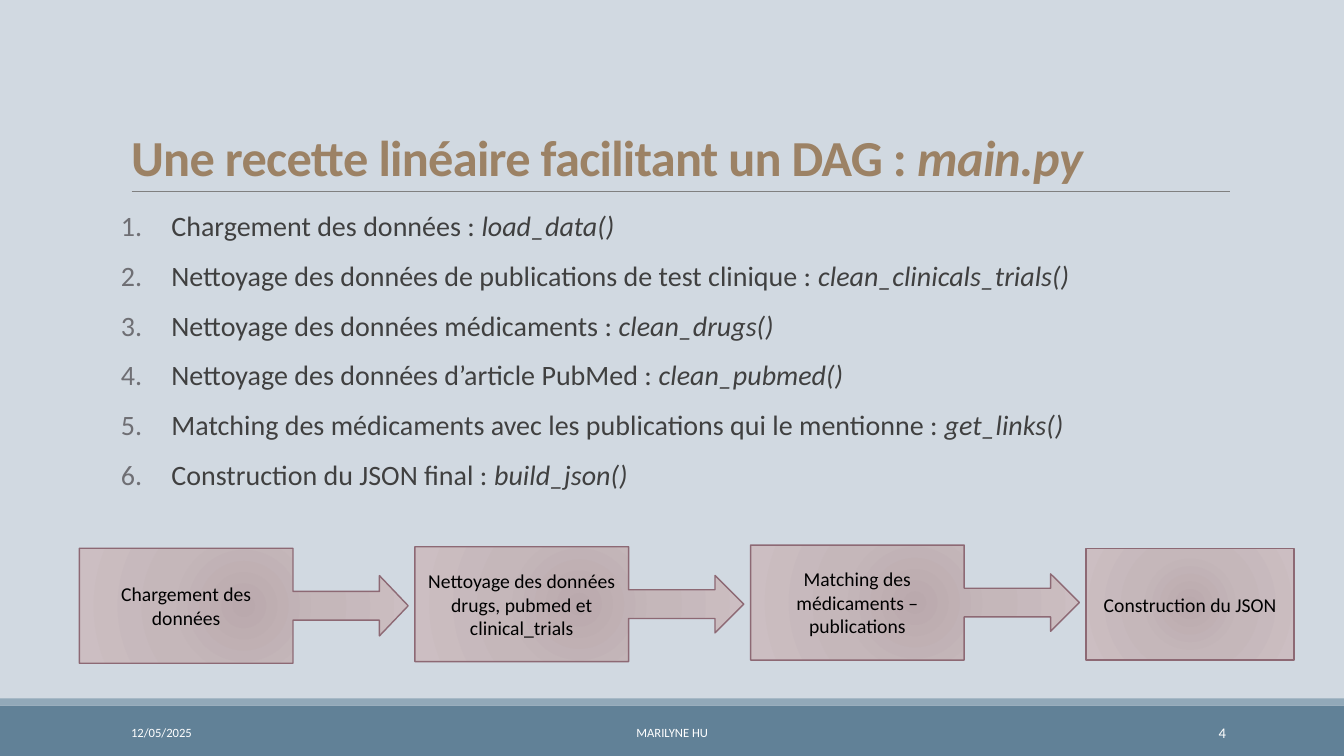
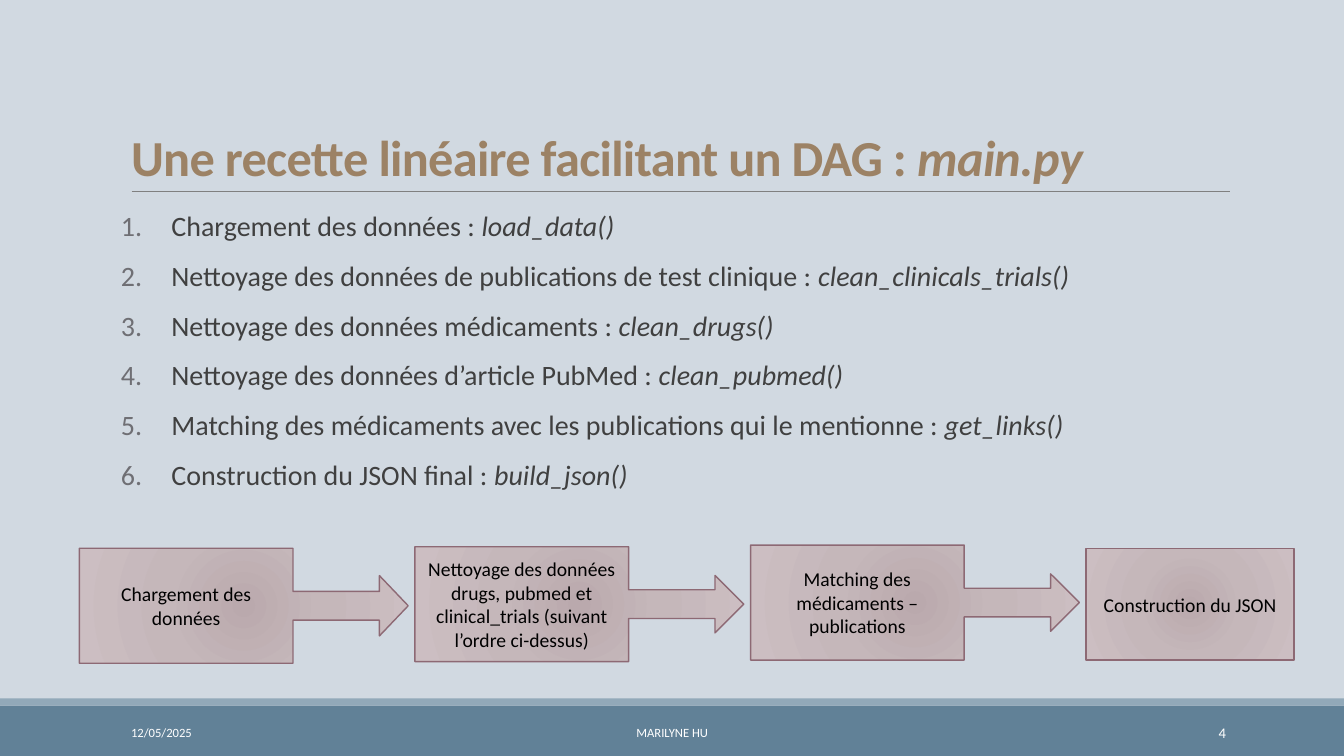
Before and after one commit to marilynehu25/techincal_test_servier, a slide deck: slide 4 of __others__/présentation.pptx. Drawn at 1344x756 pixels with LibreOffice and Linux fonts; fonts in the diff are those of the drawing; background and template pictures are left out. Boxes give left, top, right and bottom in pixels: in the first picture for what was removed or moved away, otherwise in the second. Text is boxed around its words. In the diff, an @@ line names an element or a change of style, - is before the commit and + after.

```diff
--- a/__others__/présentation.pptx
+++ b/__others__/présentation.pptx
@@ text in right arrow callout at (x1=428, y1=562, x2=615, y2=650): text changed @@
-Nettoyage des données drugs, pubmed et clinical_trials
+Nettoyage des données drugs, pubmed et clinical_trials (suivant l’ordre ci-dessus)
```
Also in this commit, not shown: 2 other slides changed, 1 slide added, 1 other file.
